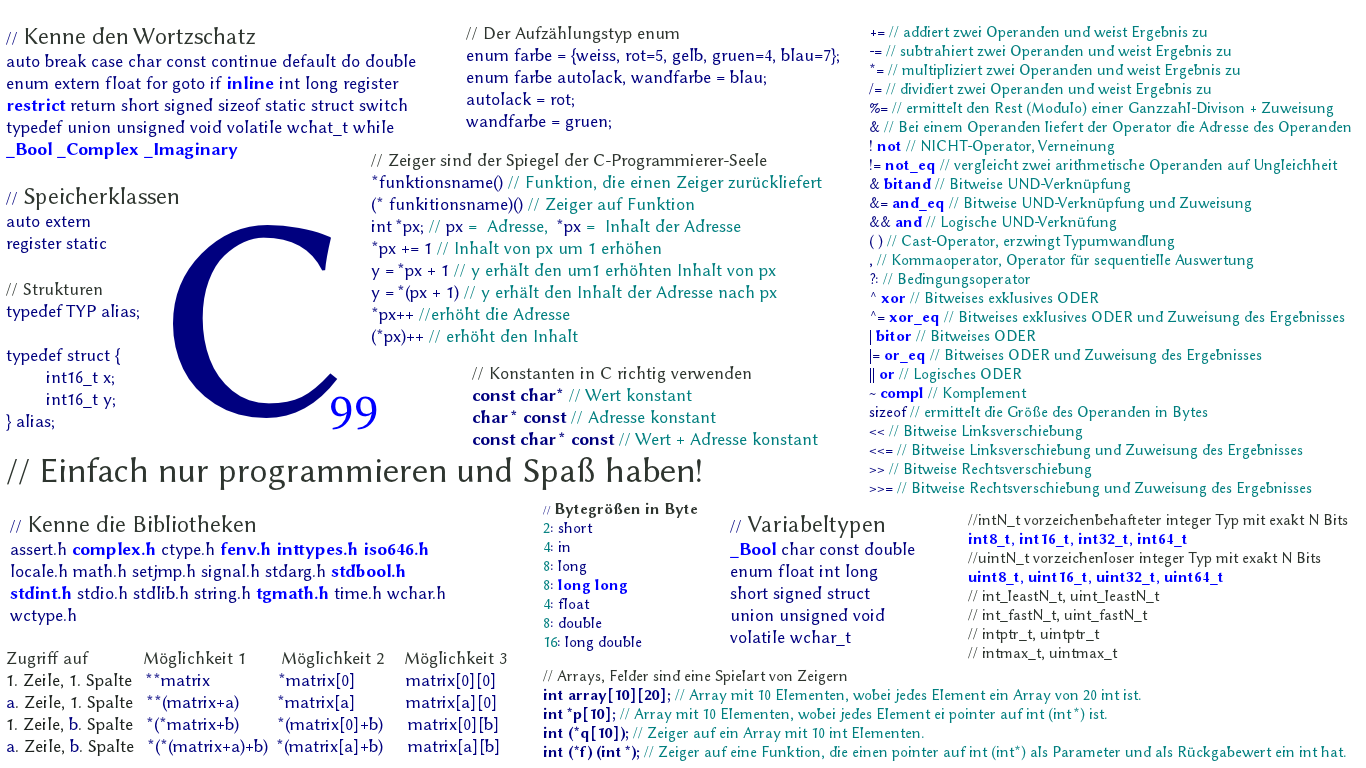
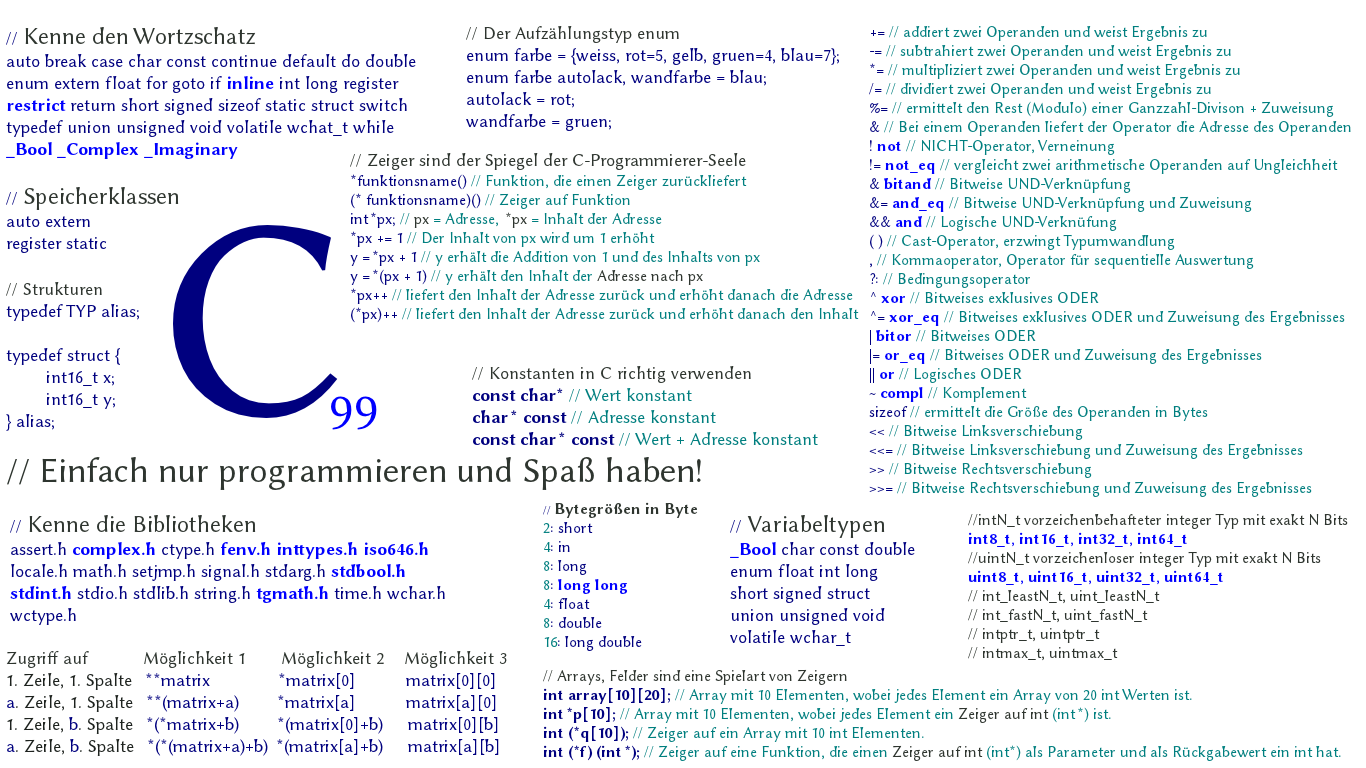
The second 1366 × 768 image is a revision of the first. Changes to its layers:
painted on "// Zeiger sind der Spiegel der..." over [350, 153, 859, 346]
painted on "// Arrays, Felder sind eine Sp..." over [892, 689, 1346, 761]
